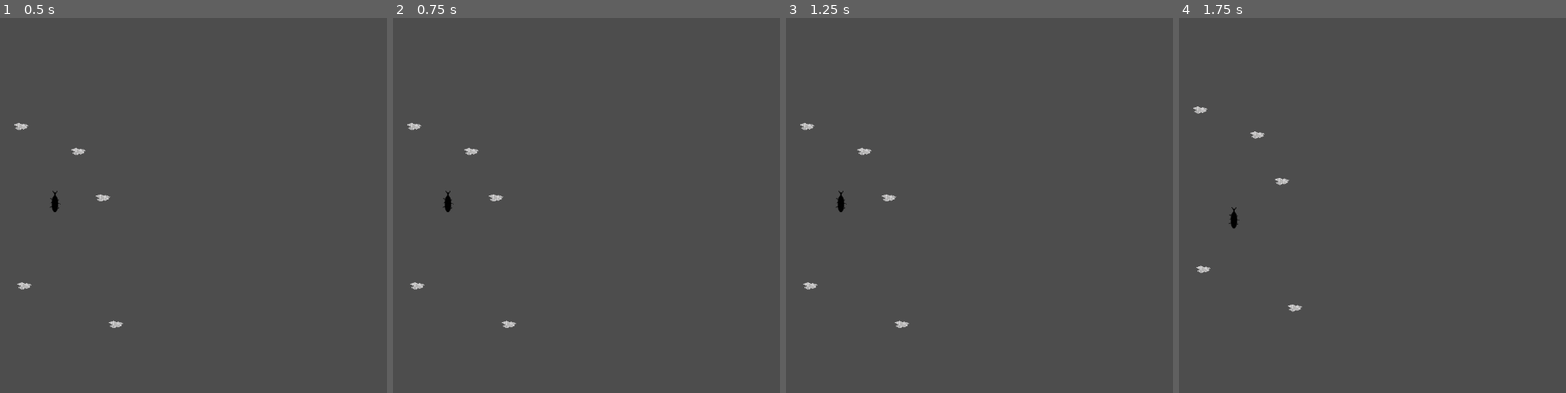
Above: before the commit, frames 1-4 (left to right).
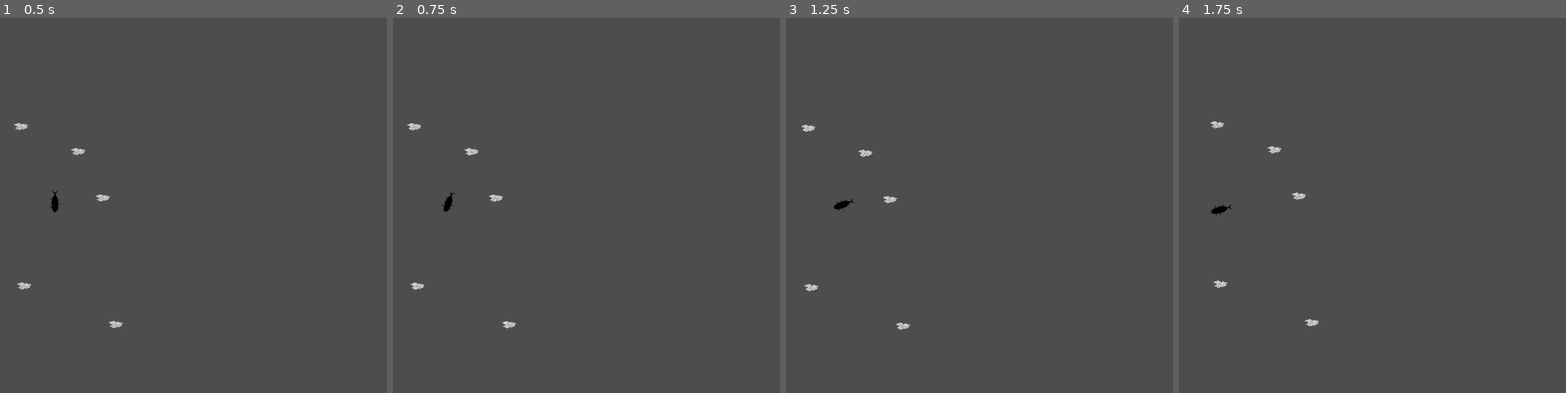
Above: after the commit, the same moments.

Repository: CarterHorton/starrrboard-HO
Game: Godot game, scene res://scenes/game.tscn
The game is run twice, just before and just after one commit, with the same random seed, the same clock (stepped at 60 frames per second) and the same inputs.
Inputs:
- Up to frame 1 (0.5 s): no input
- Up to frame 2 (0.75 s): tap Enter at 0.5 s; hold Right (rotate_right) from 0.53 s (still down)
- Up to frame 3 (1.25 s): keep holding Right (rotate_right)
- Up to frame 4 (1.75 s): release Right (rotate_right) at 1.28 s; hold Down (move_backward) from 1.28 s (still down)

Frame 1 is identical in both runs. In frame 2, 0.1% of the frame differs, in the area x 3-32%, y 28-83%; in frame 3, 0.3%; in frame 4, 0.6%, in the area x 3-37%, y 23-83%.

Commit message:
movement

Diff:
--- a/starrrboard,-ho!/scripts/player.gd
+++ b/starrrboard,-ho!/scripts/player.gd
@@ -1,14 +1,28 @@
 extends CharacterBody2D
 
 @export var acceleration := 10
+@export var max_speed := 350
+@export var rotation_speed :=100
 
 func _physics_process(delta: float) -> void:
 
 	var input_vector := Vector2(0,Input.get_axis("move_forward","move_backward"))
-	velocity += input_vector*acceleration
+	velocity += input_vector.rotated(rotation)*acceleration
+	velocity = velocity.limit_length(max_speed)
+
+	if Input.is_action_pressed("rotate_right"):
+		rotate(deg_to_rad(rotation_speed*delta))
+	if Input.is_action_pressed("rotate_left"):
+		rotate(deg_to_rad(-rotation_speed*delta))
+	if input_vector.y == 0:
+		velocity = velocity.move_toward(Vector2.ZERO,2)
+
+
 	move_and_slide()
 
 
 	var screen_size=get_viewport_rect().size
 	if global_position.y < 0:
 		global_position.y=screen_size.y
+	elif global_position.y >screen_size.y:
+		global_position.y=0
Not shown: 1 places in starrrboard,-ho!/scenes/game.tscn that only renumber resources
